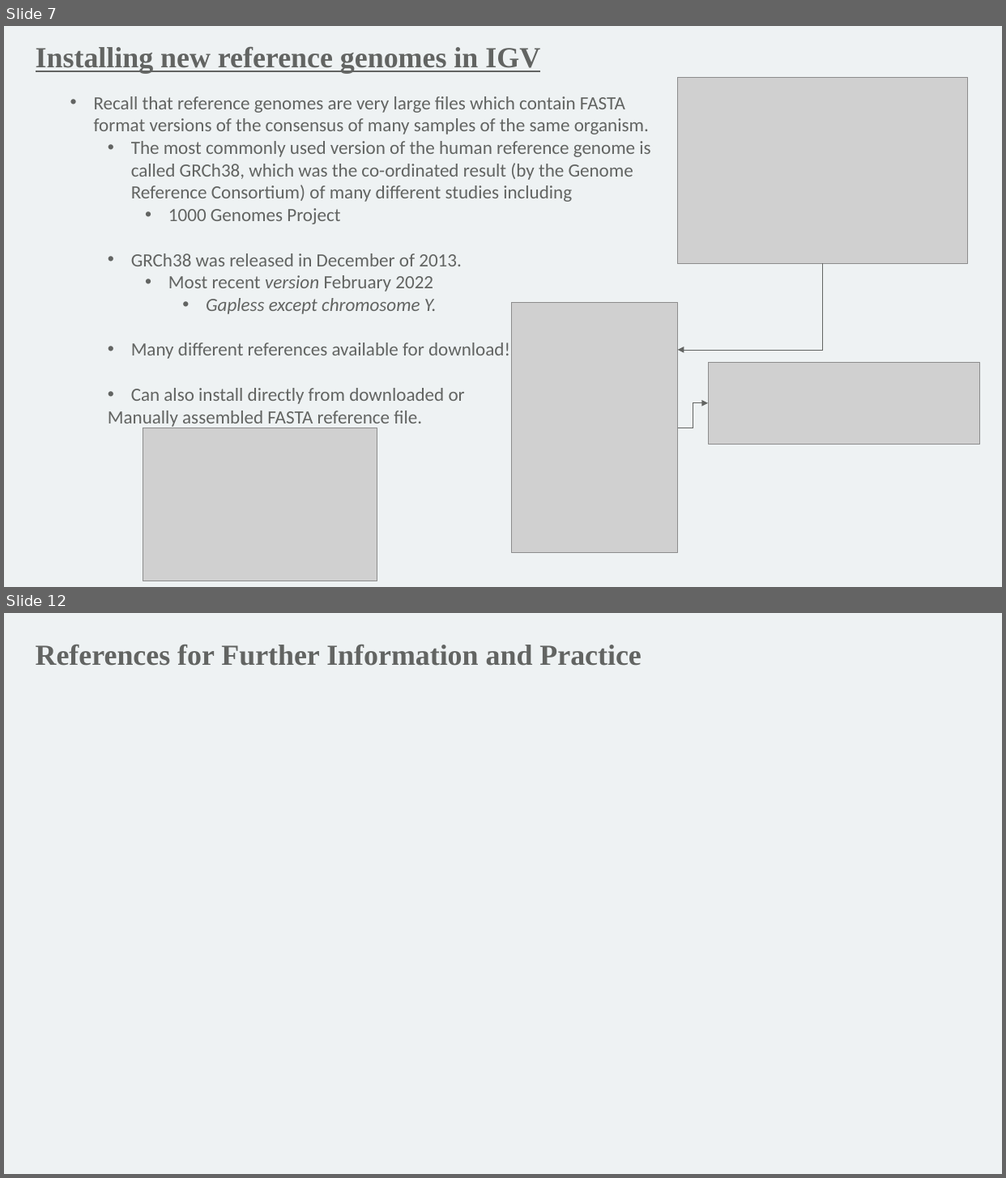
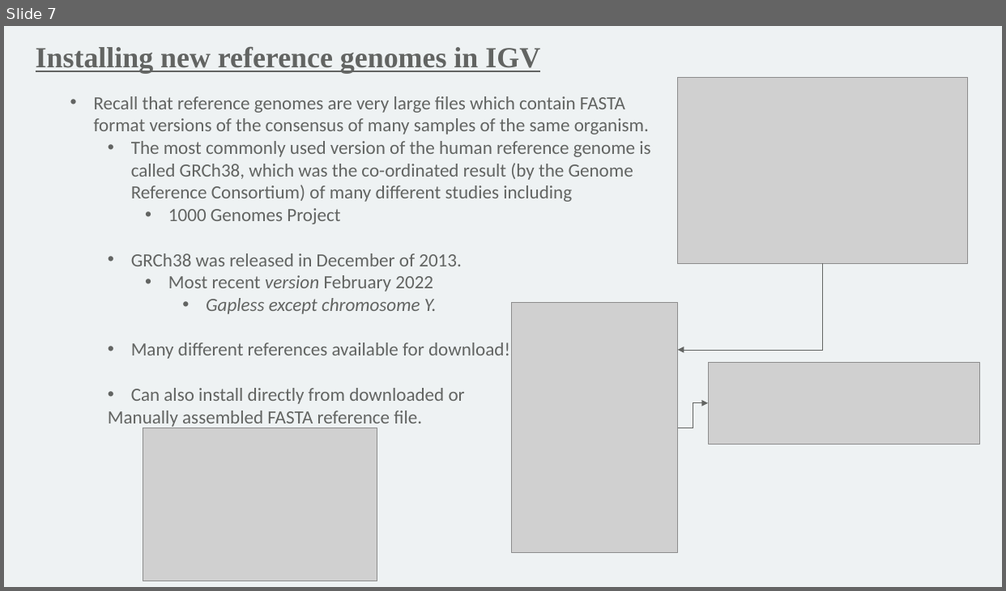
Before and after one commit to mathornton01/2022_UTSW_Lyda_Hill_Department_Introduction_To_NGS_Analysis_Nanocourse, a slide deck: Slides/IntroductionToNGSAnalysis_DayII_MT.pptx. Shown one above the other, each under a label of ours: slides 7 and 12 before the commit, slide 7 after it; the slides between them are not shown. The pictures are 1006x1178 and 1006x591 pixels, drawn with LibreOffice and Linux fonts; fonts in the diff are those of the drawing; grey boxes stand for pictures; background and template pictures are left out. Boxes give left, top, right and bottom in pixels: in the first picture for what was removed or moved away, otherwise in the second. Text is boxed around its words. In the diff, an @@ line names an element or a change of style, - is before the commit and + after.

```diff
--- a/Slides/IntroductionToNGSAnalysis_DayII_MT.pptx
+++ b/Slides/IntroductionToNGSAnalysis_DayII_MT.pptx
@@ slide 12 removed at (x1=4, y1=613, x2=1002, y2=1174), background #EEF2F3 @@
@@ text removed at (x1=36, y1=644, x2=641, y2=666) @@
-References for Further Information and Practice
```
Also in this commit, not shown: 8 slides changed, 24 slides added, 5 other files.
